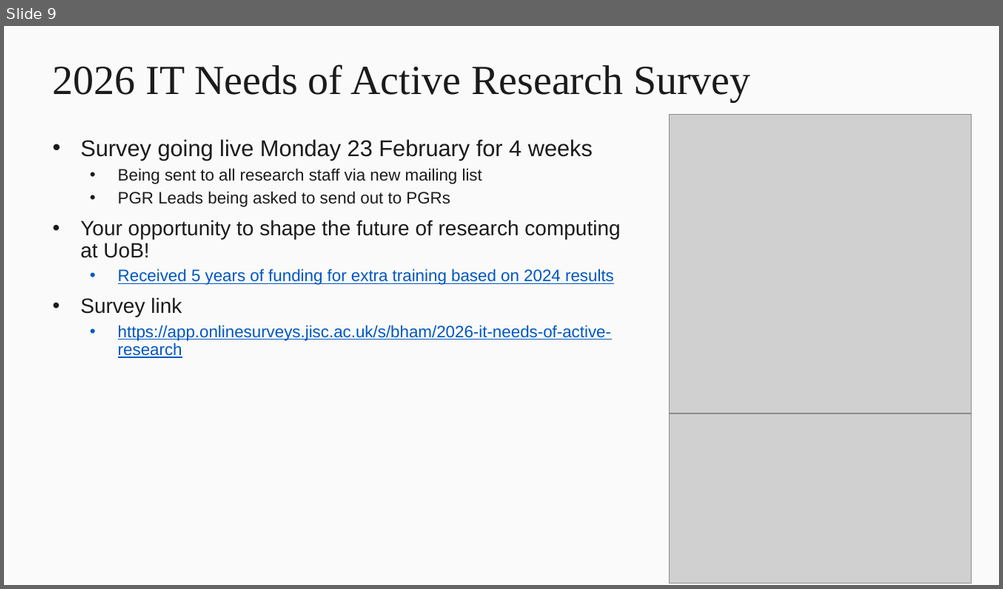
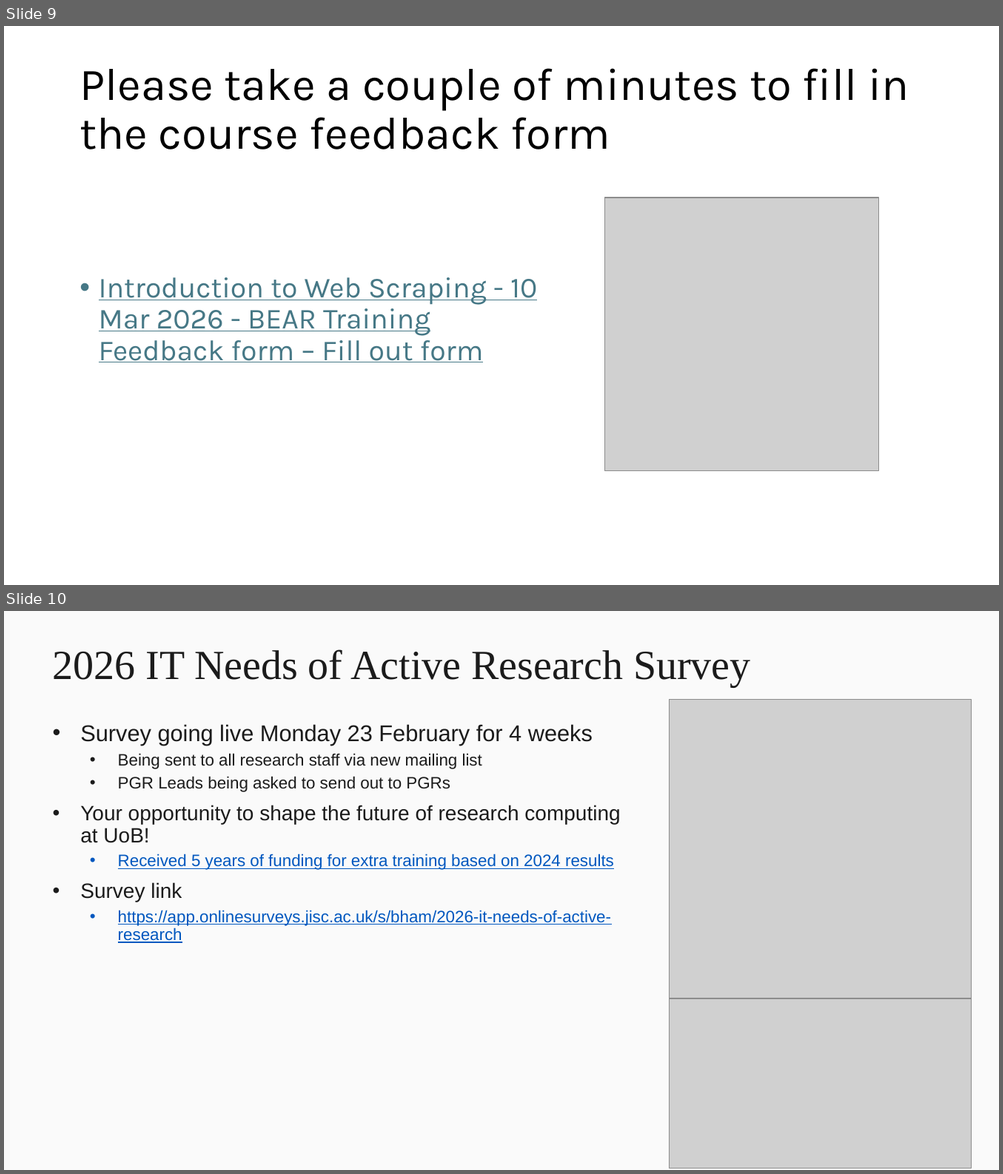
Before and after one commit to bham-carpentries/bham-introduction-to-webscraping, a slide deck: instructors/Introduction to Web Scraping.pptx. Shown one above the other, each under a label of ours: slide 9 before the commit, slides 9 and 10 after it. The pictures are 1003x589 and 1003x1174 pixels, drawn with LibreOffice and Linux fonts; fonts in the diff are those of the drawing; grey boxes stand for pictures; background and template pictures are left out. Boxes give left, top, right and bottom in pixels: in the first picture for what was removed or moved away, otherwise in the second. Text is boxed around its words. In the diff, an @@ line names an element or a change of style, - is before the commit and + after.

Commit message:
Added link for course feedback

```diff
--- a/instructors/Introduction to Web Scraping.pptx
+++ b/instructors/Introduction to Web Scraping.pptx
@@ slide 9 added at (x1=4, y1=26, x2=999, y2=585), background #FFFFFF @@
@@ title added at (x1=79, y1=68, x2=908, y2=150), 44 pt, text #000000 @@
+Please take a couple of minutes to fill in the course feedback form
@@ picture added at (x1=605, y1=198, x2=879, y2=471) @@
@@ text added at (x1=99, y1=278, x2=537, y2=363), 28 pt, text #467886, underline @@
+• Introduction to Web Scraping - 10 Mar 2026 - BEAR Training Feedback form – Fill out form
@@ what was slide 9 is now slide 10 @@
```
Also in this commit, not shown: 1 other file.
